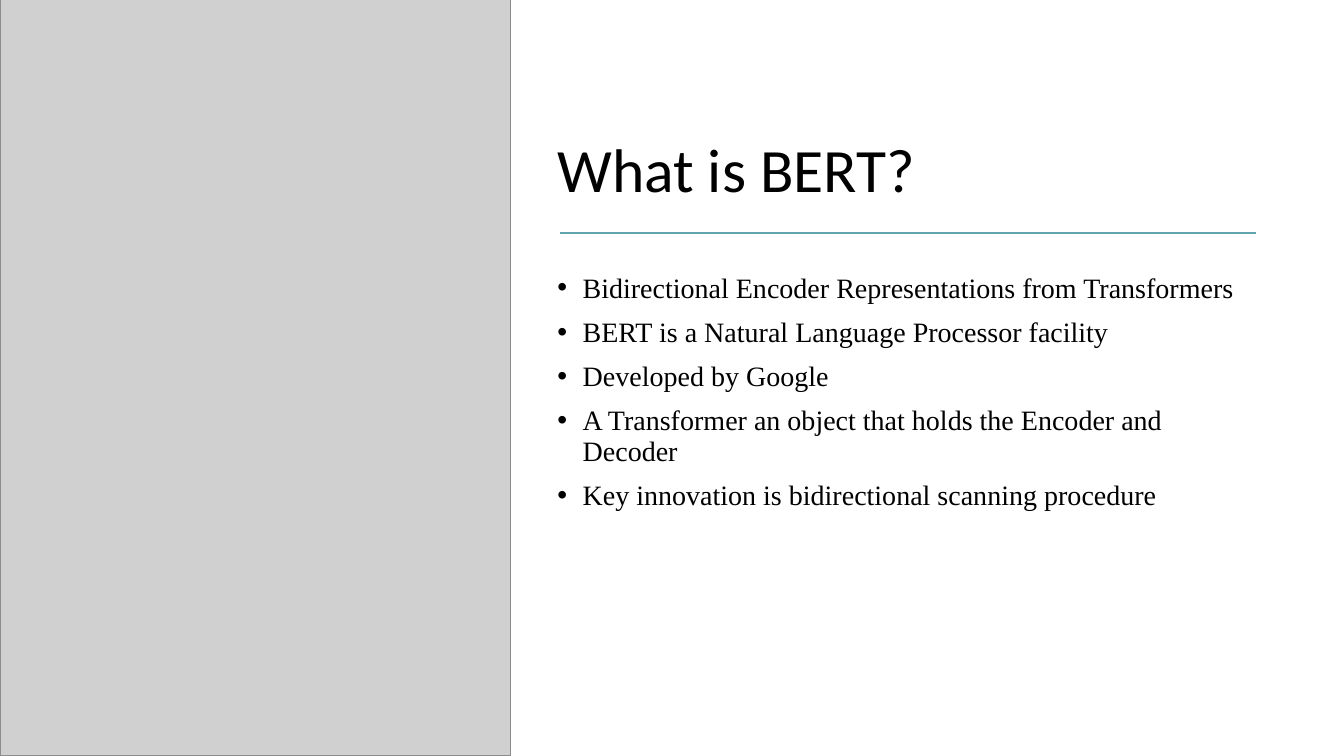
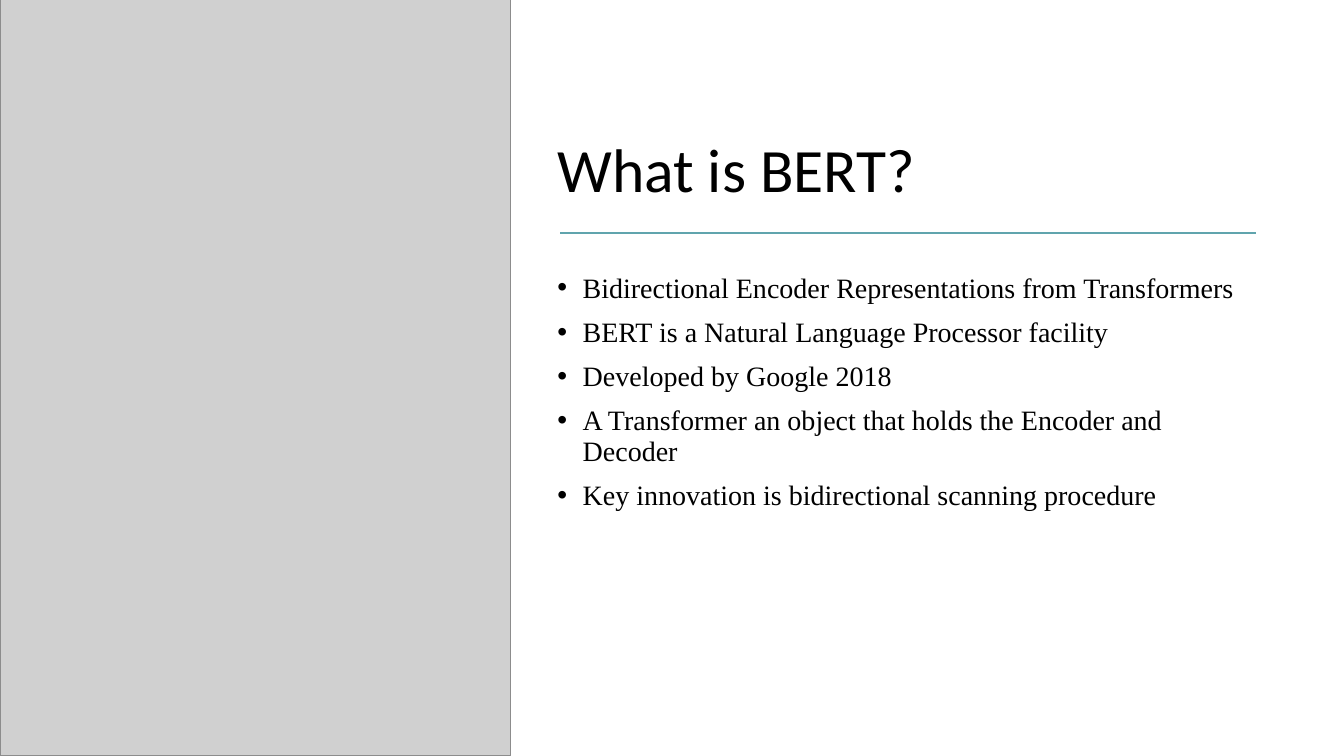
Before and after one commit to scottbing/SB_5410_Midterm_Project, a slide deck: slide 9 of Reverse Mad Libs.pptx (slide 13 before the commit). Drawn at 1344x756 pixels with LibreOffice and Linux fonts; fonts in the diff are those of the drawing; grey boxes stand for pictures. Boxes give left, top, right and bottom in pixels: in the first picture for what was removed or moved away, otherwise in the second. Text is boxed around its words. In the diff, an @@ line names an element or a change of style, - is before the commit and + after.

```diff
--- a/Reverse Mad Libs.pptx
+++ b/Reverse Mad Libs.pptx
@@ text at [583,366,892,392]: text changed @@
-• Developed by Google
+• Developed by Google 2018
```
Also in this commit, not shown: 5 other slides changed, 3 slides added, 4 slides removed, 3 other files.
